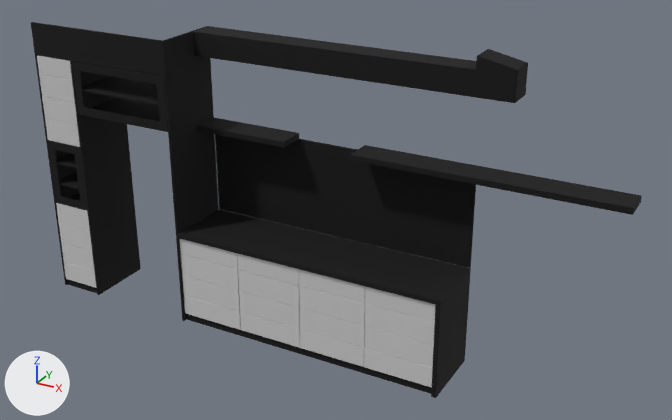
A saved change to the FBX model 3dSource/Furniture/KitchenTable2.FBX.
Rendered twice from a 50 mm lens placed at (6.01, -6.2, 4.2), pointed at (2.72, -0.22, 1.21). The lights are fixed; the arrows at lower left show +X, +Y and +Z. Where no turn or scale is listed for an object, it has been applied to the vertices.

Names of what the first picture shows: 'F01_00', 'F01_01', 'F01_02', 'F02_00', 'F02_01', 'F02_02', 'F02_03', 'F02_04'.
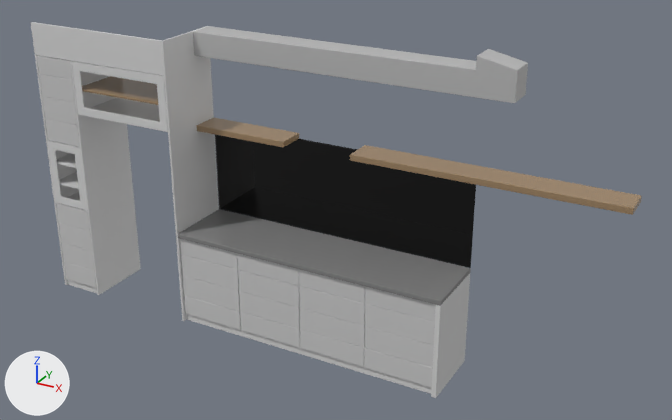
Diff of the bpy script that builds the scene:
```diff
--- a/3dSource/Furniture/KitchenTable2.FBX.py
+++ b/3dSource/Furniture/KitchenTable2.FBX.py
@@ mat_material__30 @@
 mat_material__30 = principled_material('Material #30')
-mat_material__30.base_color = (0.0, 0.0, 0.0)  # black #000000
-mat_material__30.roughness = 0.9
+mat_material__30.base_color = (0.7, 0.7, 0.7)  # light grey #dadada
+mat_material__30.roughness = 0.0
@@ mat_material__86 @@
+mat_material__86 = principled_material('Material #86')
+mat_material__86.base_color = (0.345, 0.231, 0.129)  # brown #9f8465
+mat_material__86.roughness = 0.0
@@ me_mesh_005 @@
 me_mesh_005.from_pydata(...)  # 120 vertices, 98 faces; spans x 0.0..1.4, y -0.6..0.0, z 0.0..2.5
+# me_mesh_005 part 6: all 68 faces that had it switch from mat_material__29 (black #000000) to mat_material__30 (light grey #dadada)
+me_mesh_005.materials.append(mat_material__85)  # light grey #dadada
@@ me_mesh_003 @@
 me_mesh_003.from_pydata(...)  # 28 vertices, 24 faces; spans x 1.4..3.8, y -0.6..0.0, z 0.81..0.85
-me_mesh_003.materials.append(mat_material__25)  # black #000000
+me_mesh_003.materials.append(mat_mat_pkcnj0)  # grey #848484
@@ me_mesh_006 @@
 me_mesh_006.from_pydata(...)  # 408 vertices, 466 faces; spans x 0.0..1.38, y -0.6..-0.58, z 0.08..2.5
+# me_mesh_006 part 5: all 250 faces that had it switch from mat_material__29 (black #000000) to mat_material__30 (light grey #dadada)
 me_mesh_006.materials.append(mat_material__50)
@@ me_mesh @@
-me_mesh.from_pydata(...)  # 68 vertices, 56 faces; spans x 1.4..5.0, y -0.25..0.0, z 1.66..2.6
-me_mesh.materials.append(mat_material__27)  # black #000000
-me_mesh.materials.append(mat_material__28)  # black #000000
+me_mesh.from_pydata(...)  # 68 vertices, 112 faces; spans x 1.4..5.0, y -0.25..0.0, z 1.66..2.6
+# me_mesh part 4
+# 44 faces are deleted
+# 36 new faces join them, mat_mat_pijgtmp0 (grey #bcbcbc)
+# 64 new faces join them, mat_material__42 (brown #9f8465)
+me_mesh.materials.append(mat_material__42)  # brown #9f8465
+me_mesh.materials.append(mat_mat_pijgtmp0)  # grey #bcbcbc
@@ me_mesh_001 @@
 me_mesh_001.from_pydata(...)  # 8 vertices, 5 faces; spans x 1.4..3.8, y 0.0, z 0.85..1.66
-me_mesh_001.materials.append(mat_material__26)  # black #000000
+me_mesh_001.materials.append(mat_material__72)  # black #000000
@@ me_mesh_007 @@
 me_mesh_007.from_pydata(...)  # 120 vertices, 90 faces; spans x 0.018..1.382, y -0.58..0.0, z 0.837..1.982
+# me_mesh_007 part 1: all 60 faces that had it switch from mat_material__29 (black #000000) to mat_material__30 (light grey #dadada)
+# me_mesh_007 part 2: all 15 faces that had it switch from mat_material__30 (black #000000) to mat_material__85 (light grey #dadada)
+# me_mesh_007 part 3: all 15 faces that had it switch from mat_material__31 (black #000000) to mat_material__86 (brown #9f8465)
```

Boxes (x1, y1, x2, y2) around the edits, measured in the pictures (672 x 420 px):
'F01_00', recoloured, surface changed (black to grey): (35, 26, 219, 321) in both
'F01_01', recoloured, surface changed (black to grey): (31, 22, 168, 288) in both
'F02_04', recoloured (black to grey): (178, 209, 471, 306) in both
'F02_00', recoloured, surface changed (black to grey): (186, 274, 470, 398) in both
'F01_02', recoloured, surface changed: (57, 76, 160, 201) in both
part 1 of me_mesh_007, recoloured (black to grey): (57, 153, 80, 201) in both
part 2 of me_mesh_007, recoloured (black to grey): (91, 98, 160, 122) in both
part 3 of me_mesh_007, recoloured: (82, 76, 158, 105) in both
part 4 of me_mesh, built on: (193, 26, 642, 215) in both
part 5 of me_mesh_006, recoloured (black to grey): (31, 22, 168, 211) in both
